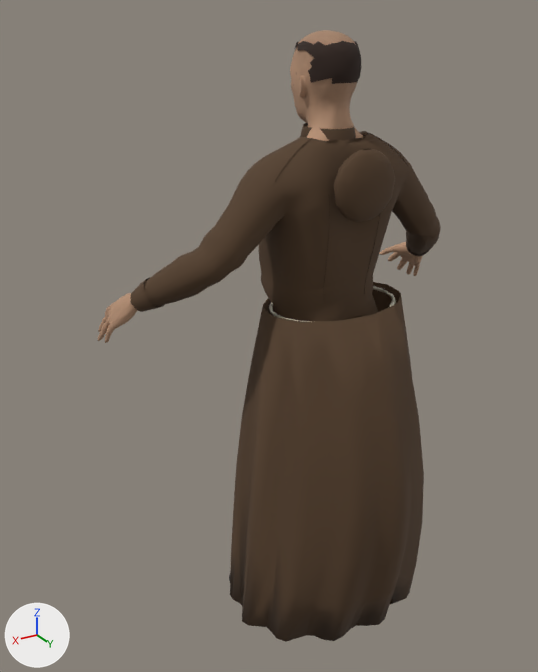
What one commit did to the glTF model web/public/models/characters/friar-lod0.glb.
Both versions are drawn from a 50 mm lens placed at (1.151, 1.585, 1.793), pointed at (0.124, -0.127, 0.937). Every picture has the same lights, and +X, +Y and +Z are marked at lower left. The picture after the commit comes second. Vertices at exactly the same position are counted once.

The first picture shows 'Human_outfit_LOD0', 'Human_skin_LOD0' and 1 more.
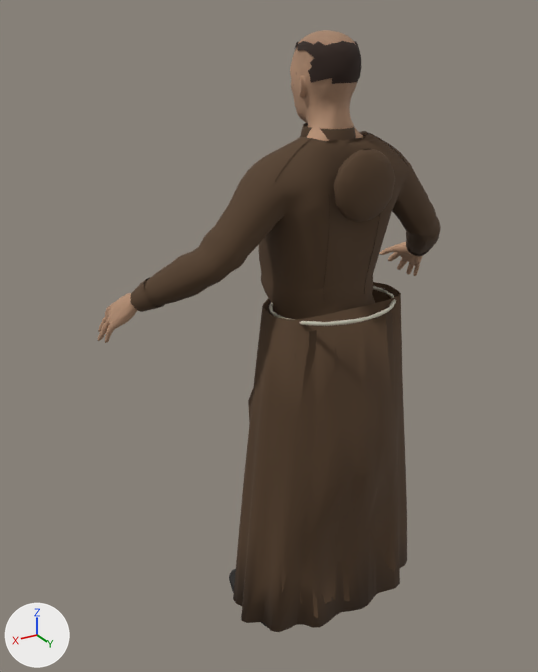
The newer file adds a shape key; the second version is drawn at full value of the shape key 'cloth_prone' of 'Human_outfit_LOD0', and the change is written as the vertex moves it makes.

Boxes (x1, y1, x2, y2) around the edits, measured in the pictures (538 x 672 px; the box of a moved part takes in the faces that stretch with it):
'Human_outfit_LOD0', reshaped: before (130, 123, 441, 642); after (130, 123, 441, 632)
part 1 of me_tailored_coat, moved or reshaped: before (230, 292, 424, 642); after (233, 292, 407, 632)
part 2 of me_tailored_coat, recoloured: before (383, 284, 388, 310); after (390, 312, 392, 358)

Edits to the bpy script that builds the scene:
```text
Change me_tailored_coat:
    used by ob_human_outfit_lod0; location = (0.0, 0.0, 0.0)
    remove me_tailored_coat.from_pydata(...)  # 4085 vertices, 7680 faces; spans x -0.514..0.514, y -0.303..0.327, z 0.089..1.533
    add me_tailored_coat.from_pydata(...)  # 4085 vertices, 7680 faces; spans x -0.514..0.514, y -0.216..0.195, z 0.077..1.533
    me_tailored_coat part 1: 674 of 4085 vertices moved; they spanned x -0.318..0.318, y -0.303..0.327, z 0.089..1.071 and now span x -0.318..0.318, y -0.185..0.195, z 0.077..1.07; mean shift (0.0, -0.008, -0.009); largest move (-0.262, -0.071, 0.09) -> (0.205, 0.043, 1.07)
    me_tailored_coat part 2: 1 kept faces spanning x -0.148..-0.134, y 0.087..0.119, z 0.809..1.07 get new vertex colours; the middle colour goes from white #fafafa to white #f9f9f9
```
